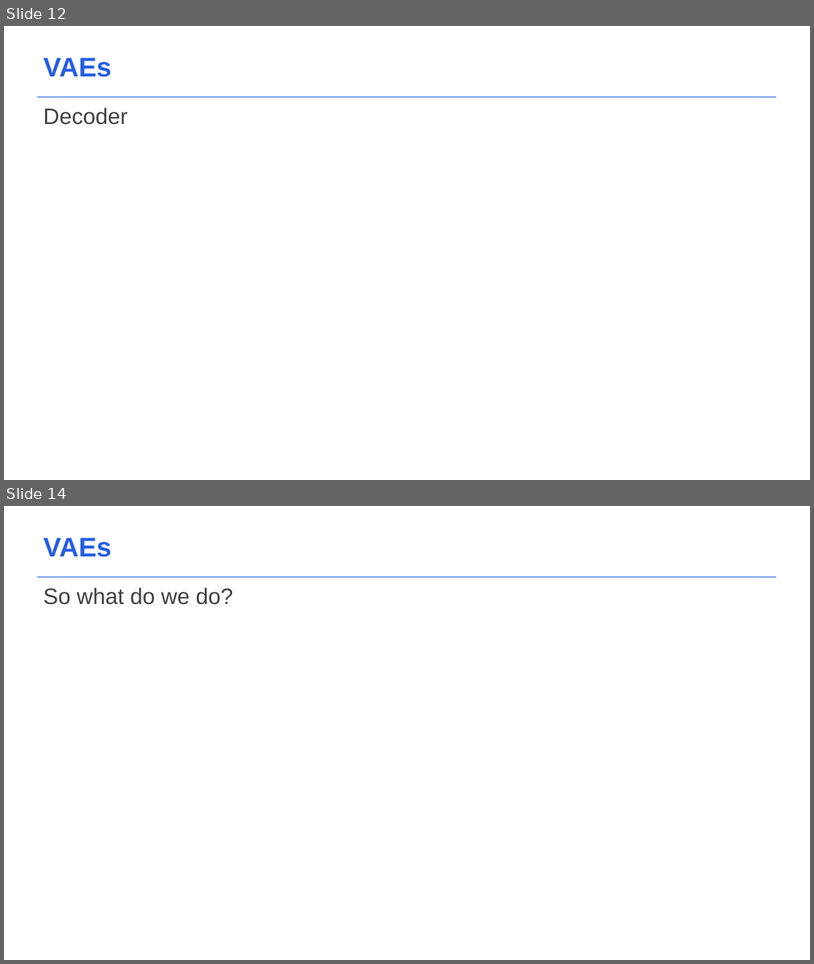
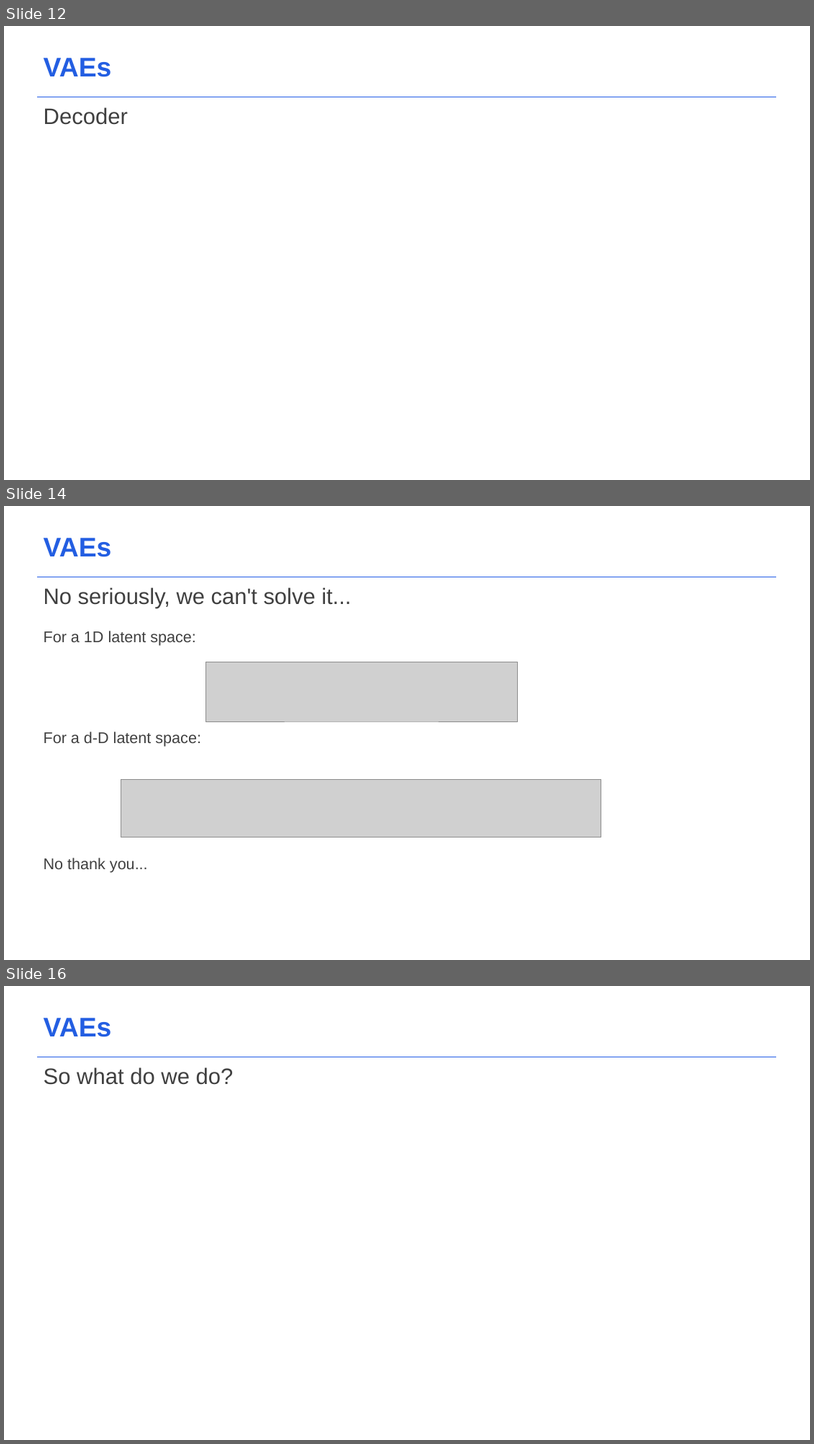
Before and after one commit to acceleratescience/diffusion-models, a slide deck: slides/3_Building-blocks.pptx. Shown one above the other, each under a label of ours: slides 12 and 14 before the commit, slides 12, 14 and 16 after it; the slides between them are not shown. The pictures are 814x964 and 814x1444 pixels, drawn with LibreOffice and Linux fonts; fonts in the diff are those of the drawing; grey boxes stand for pictures; background and template pictures are left out. Boxes give left, top, right and bottom in pixels: in the first picture for what was removed or moved away, otherwise in the second. Text is boxed around its words. In the diff, an @@ line names an element or a change of style, - is before the commit and + after.

```diff
--- a/slides/3_Building-blocks.pptx
+++ b/slides/3_Building-blocks.pptx
@@ slide 14 added at (4,506,810,960), background #FFFFFF; not listed: 1 template element that a slide beside it also shows @@
@@ text added at (44,538,112,557), 32 pt, text #235EE2, bold @@
+VAEs
@@ text added at (44,587,351,608), 26.5 pt, text #404040 @@
+No seriously, we can't solve it...
@@ text added at (44,631,201,872), 18.5 pt, text #404040 @@
+For a 1D latent space:
+For a d-D latent space:
+No thank you...
@@ picture added at (206,662,517,721) @@
@@ picture added at (121,780,601,837) @@
@@ what was slide 14 is now slide 16 @@
```
Also in this commit, not shown: 1 slide changed, 3 other slides added, 2 other files.
